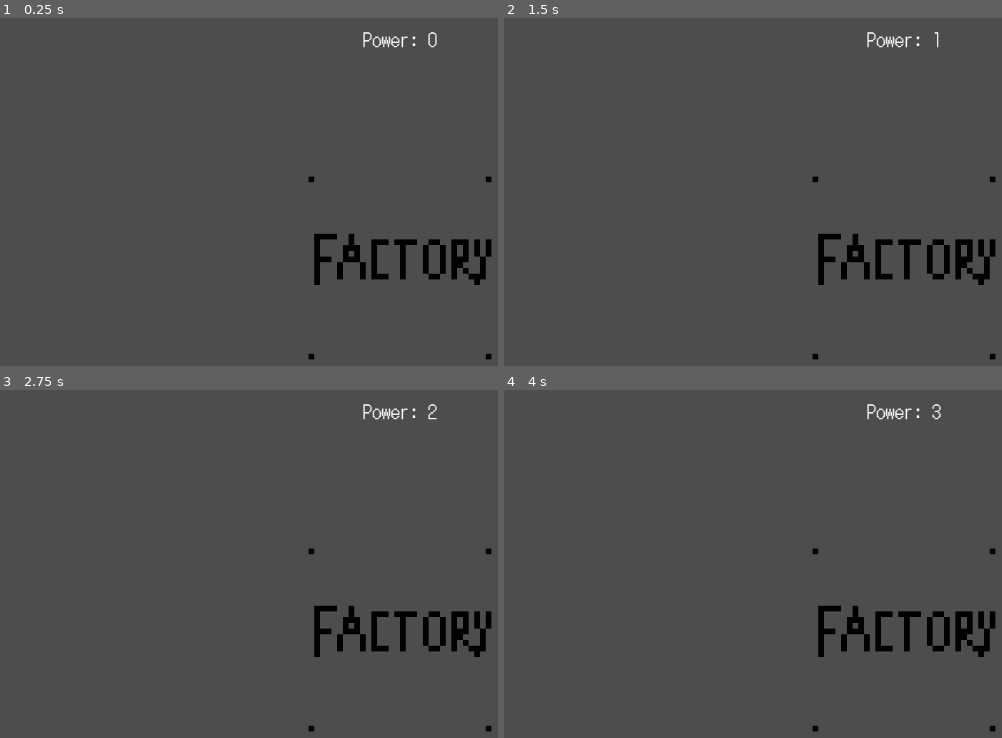
Above: before the commit, frames 1-4 (two rows, left to right).
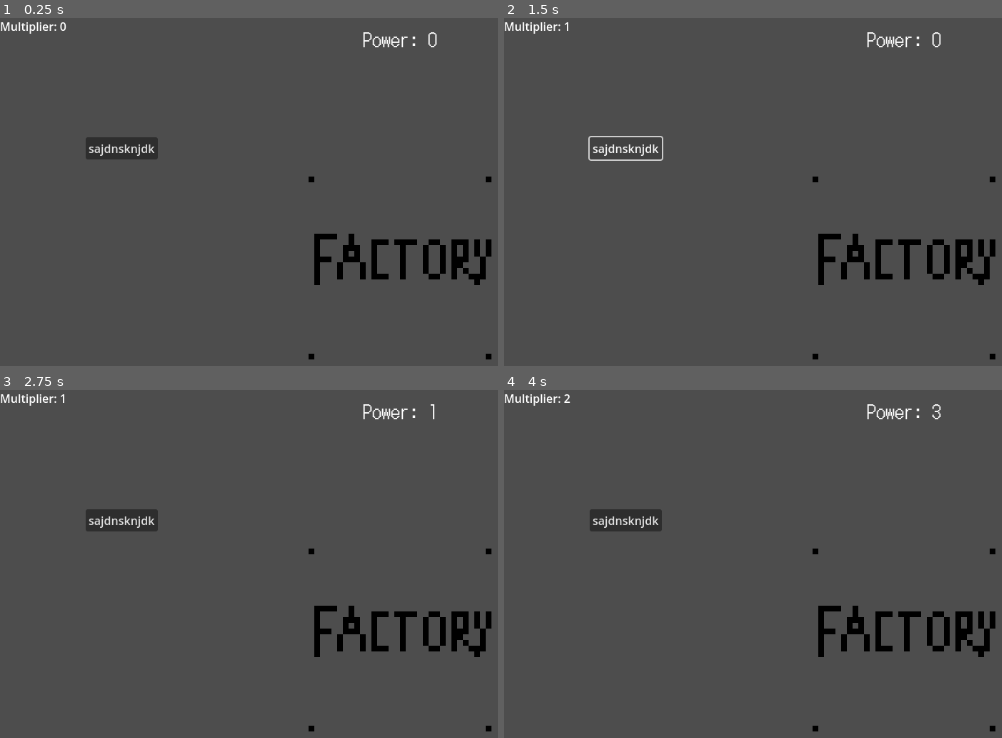
Above: after the commit, the same moments.

Repository: chu0029/SusGame
Game: Godot game, scene res://scenes/gametest.tscn
Same seed, same stepped clock (60 frames per second), same inputs: the game is played once before the commit and once after it. This scene is started directly instead of the project's main scene.
Inputs (mouse positions are in pixels of both pictures, inside the frame that each line leads up to):
- Up to frame 1 (0.25 s): no input
- Up to frame 2 (1.5 s): click (902, 268) at 0.5 s; click (623, 146) at 1.25 s, where only the run after the commit has a clickable "sajdnsknjdk"
- Up to frame 3 (2.75 s): click (398, 640) at 2 s
- Up to frame 4 (4 s): click (623, 518) at 2.75 s, where only the run after the commit has a clickable "sajdnsknjdk"; click (902, 640) at 3.5 s

The runs differ from the first frame. In frame 1, 1.0% of the frame differs, in the area x 0-32%, y 1-41%; in frame 2, 0.6%; in frame 3, 1.1%, in the area x 0-88%, y 1-41%; in frame 4, 1.0%.

Commit message:
added the multiplier

Diff:
--- a/scenes/gametest.tscn
+++ b/scenes/gametest.tscn
@@ -8,7 +8,7 @@
 default_font = ExtResource("2_34im5")
 default_font_size = 26
 
-[node name="Control" type="Control" node_paths=PackedStringArray("counter")]
+[node name="Control" type="Control" node_paths=PackedStringArray("counter", "multipcounter")]
 layout_mode = 3
 anchors_preset = 15
 anchor_right = 1.0
@@ -16,7 +16,8 @@
 grow_horizontal = 2
 grow_vertical = 2
 script = ExtResource("1_34im5")
-counter = NodePath("RichTextLabel")
+counter = NodePath("counter")
+multipcounter = NodePath("multipcounter")
 
 [node name="factory" type="TextureButton" parent="."]
 custom_minimum_size = Vector2(256, 256)
@@ -35,7 +36,7 @@
 texture_normal = ExtResource("1_kpvv0")
 stretch_mode = 0
 
-[node name="RichTextLabel" type="RichTextLabel" parent="."]
+[node name="counter" type="RichTextLabel" parent="."]
 layout_mode = 1
 anchors_preset = 10
 anchor_right = 1.0
@@ -46,4 +47,18 @@
 horizontal_alignment = 1
 vertical_alignment = 1
 
+[node name="multiplier" type="Button" parent="."]
+layout_mode = 0
+offset_left = 120.0
+offset_top = 167.0
+offset_right = 221.0
+offset_bottom = 198.0
+text = "sajdnsknjdk"
+
+[node name="multipcounter" type="Label" parent="."]
+layout_mode = 0
+offset_right = 40.0
+offset_bottom = 23.0
+
 [connection signal="pressed" from="factory" to="." method="_on_factory_pressed"]
+[connection signal="pressed" from="multiplier" to="." method="_on_multiplier_pressed"]
--- a/scripts/gametest.gd
+++ b/scripts/gametest.gd
@@ -1,16 +1,25 @@
 extends Control
 
 @export var counter: RichTextLabel
+@export var multipcounter: Label
 
 var power: int = 0
+
+var multiplier : int = 0
 
 # Called when the node enters the scene tree for the first time.
 func _ready() -> void:
 	UpdateLabelText()
 
+func _process(delta: float) -> void:
+	UpdateLabelText()
+
 func UpdateLabelText() -> void:
 	counter.text = "Power: %s" %power
+	multipcounter.text = "Multiplier: %s" %multiplier
 
 func _on_factory_pressed() -> void:
-	power += 1
-	UpdateLabelText()
+	power += 1 * multiplier
+
+func _on_multiplier_pressed() -> void:
+	multiplier += 1
